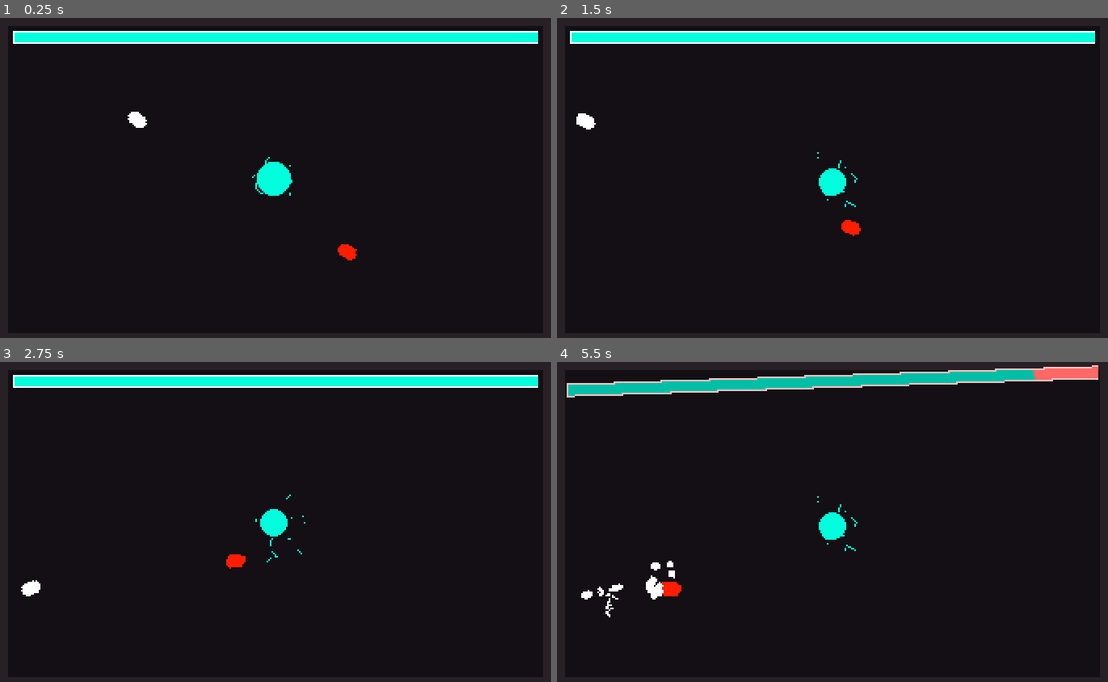
Above: before the commit, frames 1-4 (two rows, left to right).
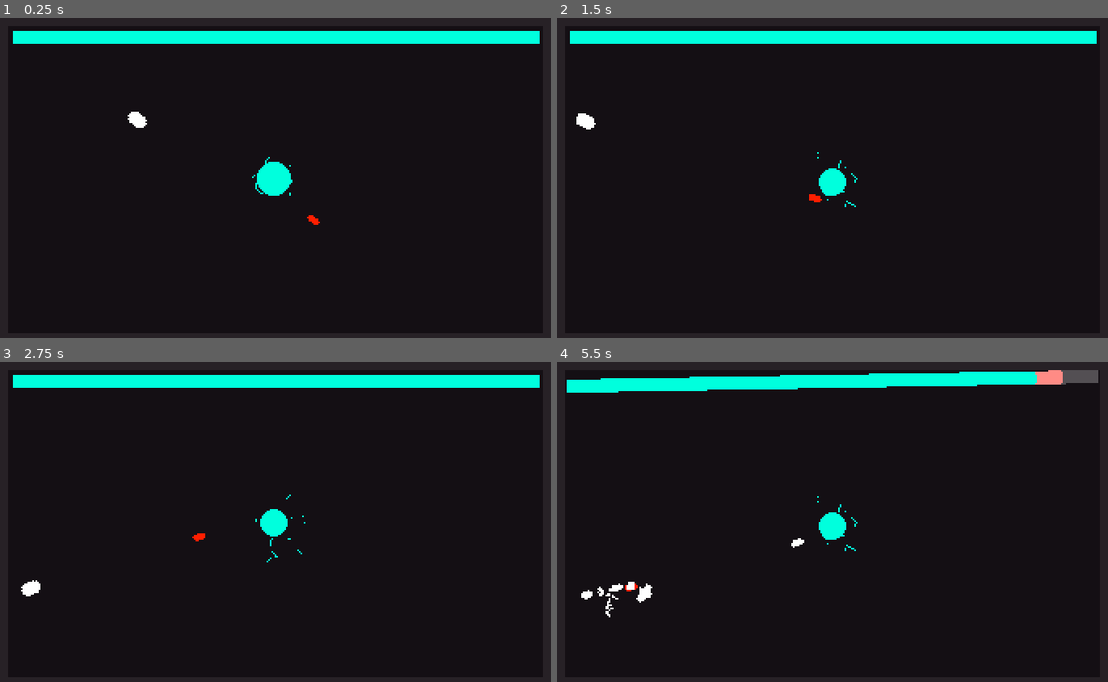
Above: after the commit, the same moments.

Repository: Nexe08/EnergySource
Game: Godot game, scene res://Main.tscn
Two runs of this game, one before a commit and one after it. Both use one fixed random seed, a clock stepped at 60 frames per second and the inputs below.
Inputs (mouse positions are in pixels of both pictures, inside the frame that each line leads up to):
- Up to frame 1 (0.25 s): no input
- Up to frame 2 (1.5 s): move the mouse to (953, 162) at 0.52 s; hold A (a) 0.53-1.28 s; tap D (d) at 0.8, 1.35 s; move the mouse to (722, 197) at 1.27 s
- Up to frame 3 (2.75 s): tap S (s) at 1.55 s; move the mouse to (330, 451) at 2.02 s; hold S (s) from 2.03 s (still down); tap W (w) at 2.3 s
- Up to frame 4 (5.5 s): move the mouse to (804, 589) at 2.77 s; release S (s) at 2.78 s; tap W (w) at 2.85, 5.3 s; tap A (a) at 3.05 s; move the mouse to (997, 573) at 3.52 s; hold A (a) 3.53-4.28 s; tap D (d) at 3.8, 4.35 s; move the mouse to (667, 474) at 4.27 s; tap S (s) at 4.55 s; move the mouse to (860, 525) at 5.02 s; press the mouse at (860, 525) at 5.03 s

The runs differ from the first frame. In frame 1, 1.1% of the frame differs, in the area x 2-98%, y 4-76%; in frame 2, 1.2%; in frame 3, 1.1%; in frame 4, 5.1%, in the area x 1-99%, y 1-76%.

Commit message:
Fixed: Health Bar bug.
In this bug secoundery progress bar's value interpolation is buggy with
Tween. So that was replased with `lerp()` func.

Diff:
--- a/Enemy/SlowMover.tscn
+++ b/Enemy/Chaser.tscn
@@ -2,10 +2,10 @@
 
 [ext_resource path="res://Character/Character.tscn" type="PackedScene" id=1]
 [ext_resource path="res://Enemy/enemy_texturet.png" type="Texture" id=2]
-[ext_resource path="res://Enemy/script/slow_mover_component.gd" type="Script" id=3]
+[ext_resource path="res://Enemy/script/chaser_component.gd" type="Script" id=3]
 
 [sub_resource type="CapsuleShape2D" id=1]
-radius = 5.00001
+radius = 2.00001
 height = 3.99999
 
 [sub_resource type="Animation" id=5]
@@ -153,8 +153,9 @@
 }
 
 [sub_resource type="CircleShape2D" id=4]
-
-[node name="SlowMover" instance=ExtResource( 1 )]
+radius = 7.0
+
+[node name="Chaser" instance=ExtResource( 1 )]
 collision_layer = 8
 mode = 2
 
@@ -162,13 +163,13 @@
 rotation = 1.57079
 shape = SubResource( 1 )
 
-[node name="SlowMoverComponent" type="Node2D" parent="." index="1"]
+[node name="ChaserComponent" type="Node2D" parent="." index="1"]
 script = ExtResource( 3 )
 
-[node name="Sprite" type="Sprite" parent="SlowMoverComponent" index="0"]
+[node name="Sprite" type="Sprite" parent="ChaserComponent" index="0"]
 texture = ExtResource( 2 )
 
-[node name="Death Partical" type="CPUParticles2D" parent="SlowMoverComponent" index="1"]
+[node name="Death Partical" type="CPUParticles2D" parent="ChaserComponent" index="1"]
 emitting = false
 amount = 21
 one_shot = true
@@ -186,24 +187,24 @@
 scale_amount_random = 0.61
 color = Color( 1, 0.117647, 0, 1 )
 
-[node name="AnimationPlayer" type="AnimationPlayer" parent="SlowMoverComponent" index="2"]
+[node name="AnimationPlayer" type="AnimationPlayer" parent="ChaserComponent" index="2"]
 autoplay = "idle"
 anims/RESET = SubResource( 5 )
 anims/death = SubResource( 2 )
 anims/idle = SubResource( 3 )
 
-[node name="AttackArea" type="Area2D" parent="SlowMoverComponent" index="3"]
+[node name="AttackArea" type="Area2D" parent="ChaserComponent" index="3"]
 collision_layer = 0
 collision_mask = 2
 monitorable = false
 
-[node name="CollisionShape2D" type="CollisionShape2D" parent="SlowMoverComponent/AttackArea" index="0"]
+[node name="CollisionShape2D" type="CollisionShape2D" parent="ChaserComponent/AttackArea" index="0"]
 shape = SubResource( 4 )
 
-[node name="DamageCooldownTimer" type="Timer" parent="SlowMoverComponent/AttackArea" index="1"]
+[node name="DamageCooldownTimer" type="Timer" parent="ChaserComponent/AttackArea" index="1"]
 wait_time = 0.67
 one_shot = true
 
-[connection signal="body_entered" from="SlowMoverComponent/AttackArea" to="SlowMoverComponent" method="_on_AttackArea_body_entered"]
-[connection signal="body_exited" from="SlowMoverComponent/AttackArea" to="SlowMoverComponent" method="_on_AttackArea_body_exited"]
-[connection signal="timeout" from="SlowMoverComponent/AttackArea/DamageCooldownTimer" to="SlowMoverComponent" method="_on_DamageCooldownTimer_timeout"]
+[connection signal="body_entered" from="ChaserComponent/AttackArea" to="ChaserComponent" method="_on_AttackArea_body_entered"]
+[connection signal="body_exited" from="ChaserComponent/AttackArea" to="ChaserComponent" method="_on_AttackArea_body_exited"]
+[connection signal="timeout" from="ChaserComponent/AttackArea/DamageCooldownTimer" to="ChaserComponent" method="_on_DamageCooldownTimer_timeout"]
--- a/Main.tscn
+++ b/Main.tscn
@@ -5,7 +5,7 @@
 [ext_resource path="res://Core/Core.tscn" type="PackedScene" id=3]
 [ext_resource path="res://Camera/Camera.tscn" type="PackedScene" id=4]
 [ext_resource path="res://ProgressBar/EnergyBarComponent.tscn" type="PackedScene" id=5]
-[ext_resource path="res://Enemy/SlowMover.tscn" type="PackedScene" id=6]
+[ext_resource path="res://Enemy/Chaser.tscn" type="PackedScene" id=6]
 
 [sub_resource type="RectangleShape2D" id=1]
 extents = Vector2( 5, 100 )
@@ -79,5 +79,5 @@
 position = Vector2( 85, 63 )
 collision_mask = 1
 
-[node name="SlowMover" parent="." instance=ExtResource( 6 )]
-position = Vector2( 221, 148 )
+[node name="Chaser" parent="." instance=ExtResource( 6 )]
+position = Vector2( 200, 128 )
--- a/ProgressBar/ProgressBar.tscn
+++ b/ProgressBar/ProgressBar.tscn
@@ -4,34 +4,44 @@
 
 [sub_resource type="StyleBoxFlat" id=1]
 bg_color = Color( 0, 1, 0.866667, 1 )
-border_width_left = 1
-border_width_top = 1
-border_width_bottom = 1
-border_color = Color( 1, 1, 1, 1 )
+border_color = Color( 1, 1, 1, 0 )
+corner_radius_top_left = 1
+corner_radius_top_right = 1
+corner_radius_bottom_right = 1
+corner_radius_bottom_left = 1
+expand_margin_right = 1.0
+anti_aliasing = false
 
-[sub_resource type="StyleBoxEmpty" id=2]
+[sub_resource type="StyleBoxFlat" id=4]
+bg_color = Color( 0.6, 0.6, 0.6, 0 )
+corner_radius_top_left = 1
+corner_radius_top_right = 1
+corner_radius_bottom_right = 1
+corner_radius_bottom_left = 1
+anti_aliasing = false
 
 [sub_resource type="StyleBoxFlat" id=3]
 bg_color = Color( 1, 0.545098, 0.521569, 1 )
-border_width_left = 1
-border_width_top = 1
-border_width_bottom = 1
-border_color = Color( 1, 1, 1, 1 )
+corner_radius_top_left = 1
+corner_radius_top_right = 1
+corner_radius_bottom_right = 1
+corner_radius_bottom_left = 1
+anti_aliasing = false
 
-[sub_resource type="StyleBoxFlat" id=4]
-bg_color = Color( 0.6, 0.6, 0.6, 0 )
-border_width_left = 1
-border_width_top = 1
-border_width_right = 1
-border_width_bottom = 1
-border_color = Color( 1, 1, 1, 1 )
+[sub_resource type="StyleBoxFlat" id=5]
+bg_color = Color( 1, 1, 1, 0.266667 )
+corner_radius_top_left = 1
+corner_radius_top_right = 1
+corner_radius_bottom_right = 1
+corner_radius_bottom_left = 1
+anti_aliasing = false
 
 [node name="ProgressBar" type="ProgressBar"]
 margin_right = 32.0
 margin_bottom = 8.0
 custom_colors/font_color_shadow = Color( 0, 0, 0, 1 )
 custom_styles/fg = SubResource( 1 )
-custom_styles/bg = SubResource( 2 )
+custom_styles/bg = SubResource( 4 )
 value = 50.0
 percent_visible = false
 script = ExtResource( 1 )
@@ -45,8 +55,8 @@
 margin_bottom = 8.0
 custom_colors/font_color_shadow = Color( 0, 0, 0, 1 )
 custom_styles/fg = SubResource( 3 )
-custom_styles/bg = SubResource( 4 )
-value = 50.0
+custom_styles/bg = SubResource( 5 )
+value = 60.0
 percent_visible = false
 __meta__ = {
 "_edit_use_anchors_": false,
@@ -56,5 +66,3 @@
 [node name="VisibleTimer" type="Timer" parent="."]
 wait_time = 0.5
 one_shot = true
-
-[node name="Tween" type="Tween" parent="."]
--- a/ProgressBar/script/energy_bar_component.gd
+++ b/ProgressBar/script/energy_bar_component.gd
@@ -25,9 +25,6 @@
 
     if value < 0:
         energy_bar.rect_scale = Vector2(1.05, 1.1)
-        energy_bar.rect_rotation = rand_range(-15, 15)
-        energy_bar.modulate = "#ff0000"
-    else:
-        energy_bar.modulate = "#15eacb"
+        energy_bar.rect_rotation = rand_range(-8, 8)
 
     energy_bar.update_value(current_energy_level)
--- a/ProgressBar/script/progress_bar.gd
+++ b/ProgressBar/script/progress_bar.gd
@@ -5,7 +5,6 @@
 export var always_visible: bool = false
 
 onready var visible_timer = $VisibleTimer
-onready var tween = $Tween
 onready var b_progress_bar = $ProgressBar
 
 
@@ -16,6 +15,10 @@
         visible = true
 
 
+func _process(delta: float) -> void:
+    b_progress_bar.value = lerp(b_progress_bar.value, value, delta * 4)
+
+
 func update_value(_value: float) -> void:
     if not always_visible:
         visible = true
@@ -24,8 +27,5 @@
 
     self.value = _value
 
-    tween.interpolate_property(b_progress_bar, "value", b_progress_bar.value, _value, .4, Tween.TRANS_SINE, Tween.EASE_IN_OUT, .4)
-    tween.start()
-
     b_progress_bar.rect_size = rect_size
     b_progress_bar.max_value = max_value
Binary file changed: Enemy/enemy_texturet.png
Renamed: Enemy/script/slow_mover_component.gd -> Enemy/script/chaser_component.gd
